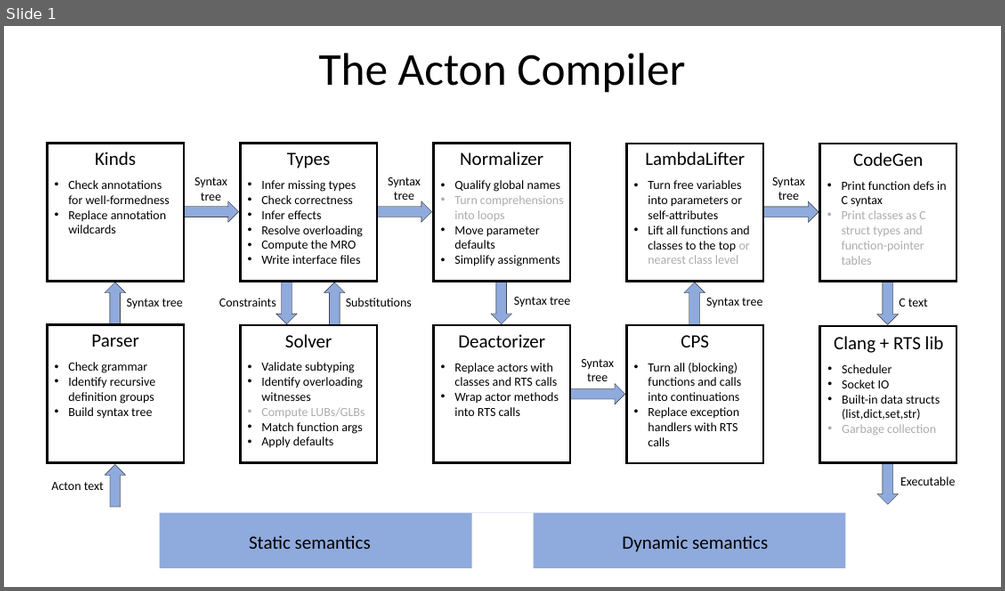
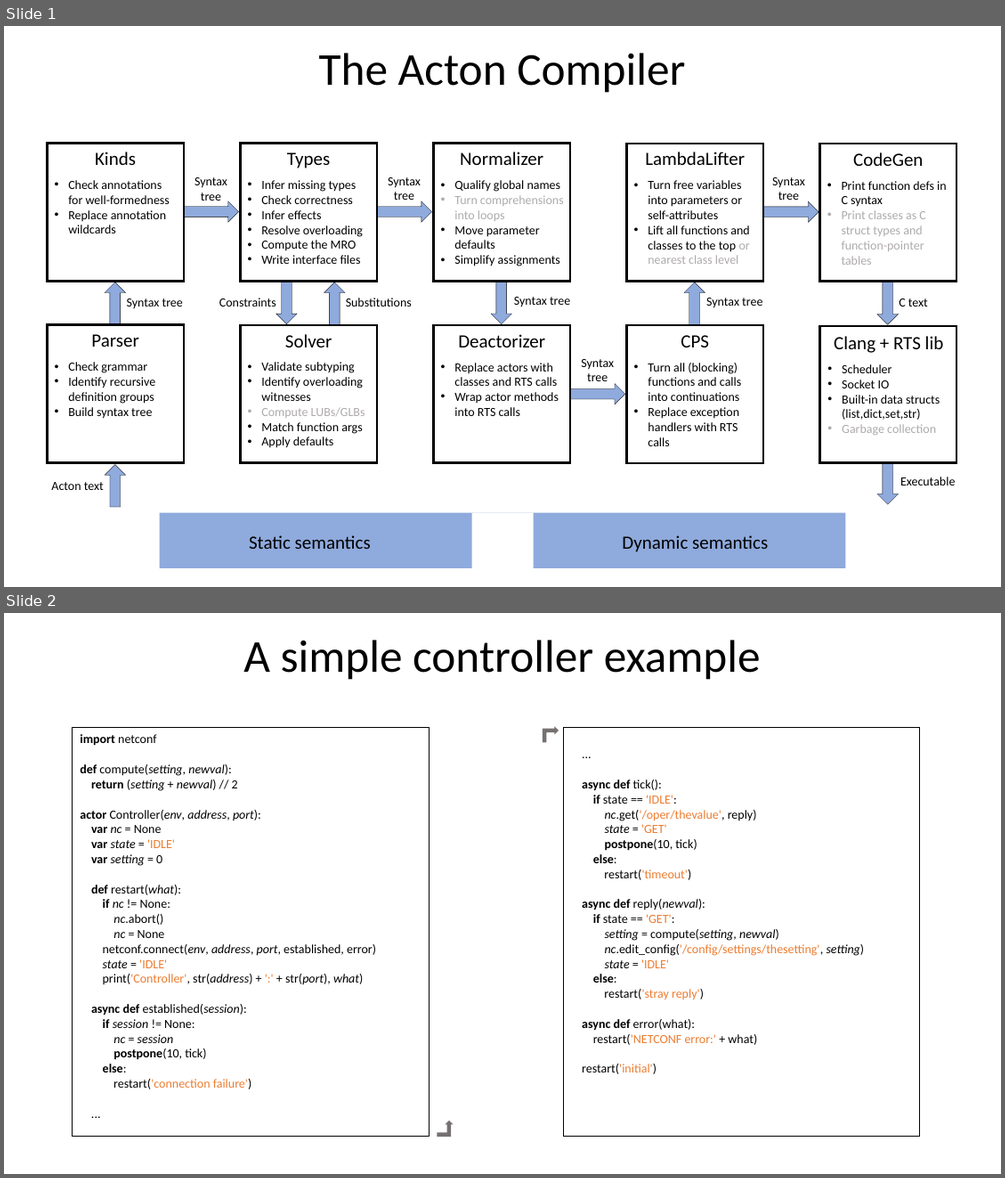
Before and after one commit to actonlang/acton, a slide deck: ActonCompiler.pptx. Shown one above the other, each under a label of ours: slide 1 before the commit, slides 1 and 2 after it. The pictures are 1005x591 and 1005x1178 pixels, drawn with LibreOffice and Linux fonts; fonts in the diff are those of the drawing. Boxes give left, top, right and bottom in pixels: in the first picture for what was removed or moved away, otherwise in the second. Text is boxed around its words. In the diff, an @@ line names an element or a change of style, - is before the commit and + after.

```diff
--- a/ActonCompiler.pptx
+++ b/ActonCompiler.pptx
@@ slide 2 added at bbox=[4, 613, 1001, 1174], background #FFFFFF @@
@@ title added at bbox=[243, 640, 760, 680], 44 pt, text #000000 @@
+A simple controller example
@@ text added at bbox=[73, 728, 429, 1135], outline #000000 0.75 pt, 12 pt, text #000000 @@
+import netconf
+def compute(setting, newval):
+return (setting + newval) // 2
+actor Controller(env, address, port):
+var nc = None
+var state = 'IDLE'
+var setting = 0
+def restart(what):
+if nc != None:
+nc.abort()
+nc = None
+netconf.connect(env, address, port, established, error)
+state = 'IDLE'
+print('Controller', str(address) + ':' + str(port), what)
+async def established(session):
+if session != None:
+nc = session
+postpone(10, tick)
+else:
+restart('connection failure')
+...
@@ bent up arrow added at bbox=[542, 727, 558, 743], fill #767171 @@
@@ rectangle added at bbox=[563, 728, 920, 1135], outline #000000 0.75 pt, 12 pt, text #000000 @@
+...
+async def tick():
+if state == 'IDLE':
+nc.get('/oper/thevalue', reply)
+state = 'GET'
+postpone(10, tick)
+else:
+restart('timeout')
+async def reply(newval):
+if state == 'GET':
+setting = compute(setting, newval)
+nc.edit_config('/config/settings/thesetting', setting)
+state = 'IDLE'
+else:
+restart('stray reply')
+async def error(what):
+restart('NETCONF error:' + what)
+restart('initial')
@@ bent up arrow added at bbox=[437, 1120, 453, 1136], fill #767171 @@
```
Also in this commit, not shown: 1 other file.
